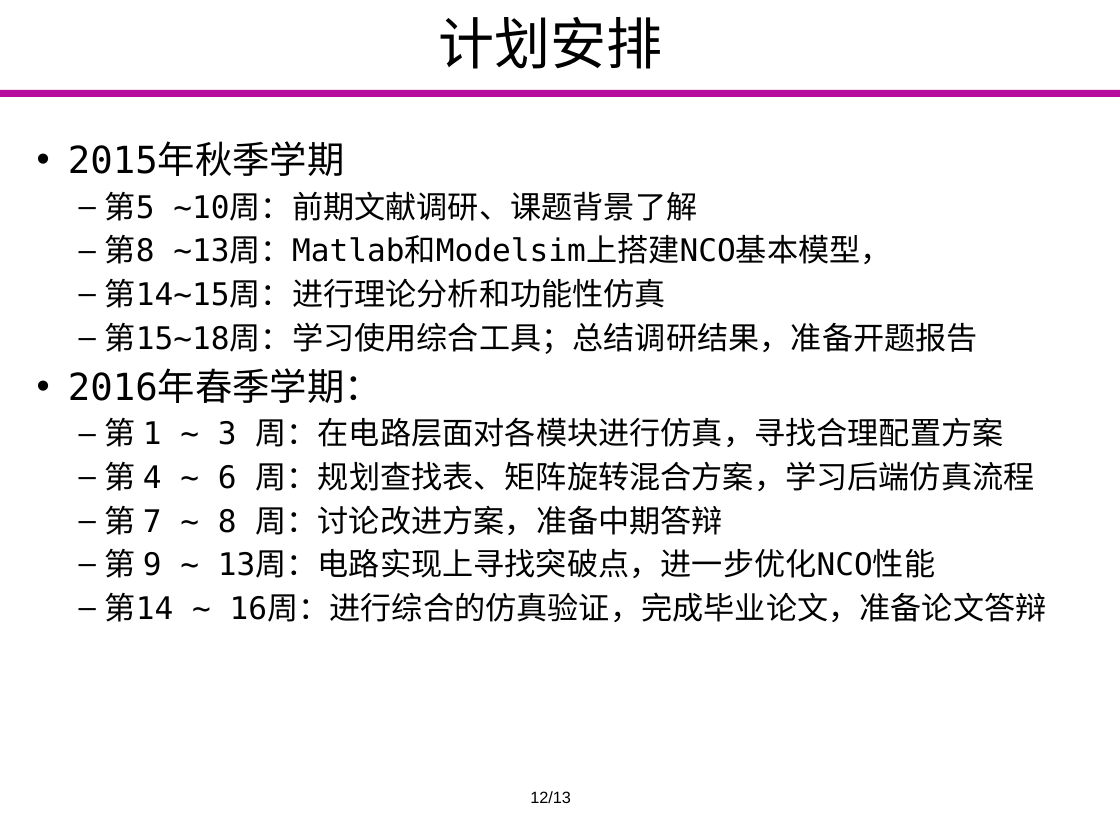
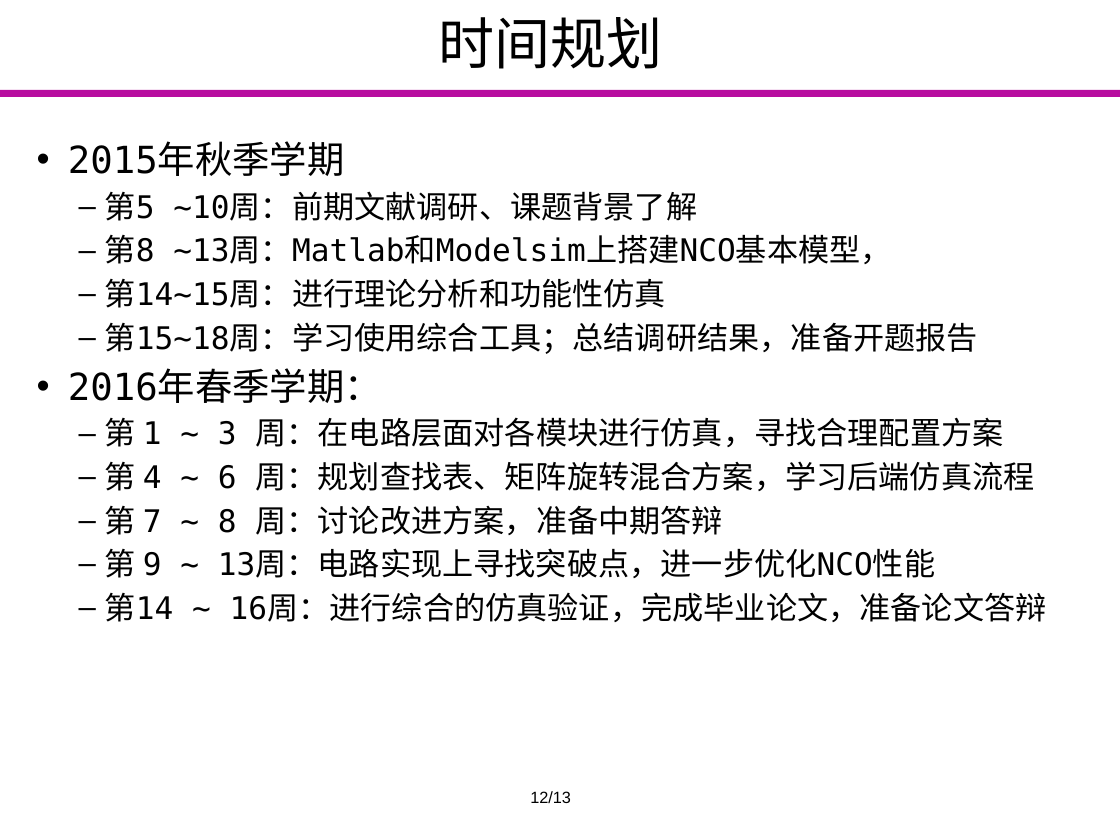
Before and after one commit to Markov2016/kaiti, a slide deck: slide 16 of ppt/yyx_v1.1.pptx. Drawn at 1120x840 pixels with LibreOffice and Linux fonts; fonts in the diff are those of the drawing; background and template pictures are left out. Boxes give left, top, right and bottom in pixels: in the first picture for what was removed or moved away, otherwise in the second. Text is boxed around its words. In the diff, an @@ line names an element or a change of style, - is before the commit and + after.

```diff
--- a/ppt/yyx_v1.1.pptx
+++ b/ppt/yyx_v1.1.pptx
@@ title at (x1=439, y1=17, x2=663, y2=69): text changed @@
-计划安排
+时间规划
```
Also in this commit, not shown: 5 other slides changed, 1 slide removed.
